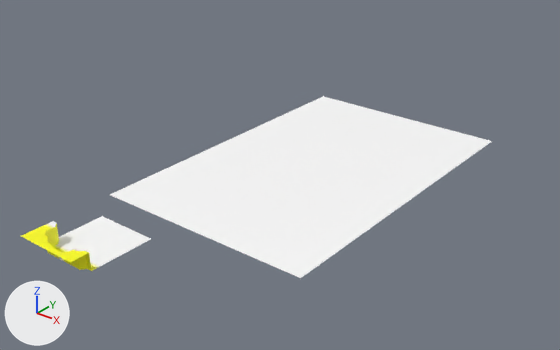
The glTF model Models/level-8.glb as it was, and as the next commit left it.
One viewpoint serves both versions: a camera (50 mm lens) standing at (362.0, -247.0, 257.0) and looking at (-11.0, 219.0, -32.0). The lights are fixed; the arrows at lower left show +X, +Y and +Z. The picture after the commit comes second. Vertices at exactly the same position are counted once.

In view in the first picture: 'level-8'.
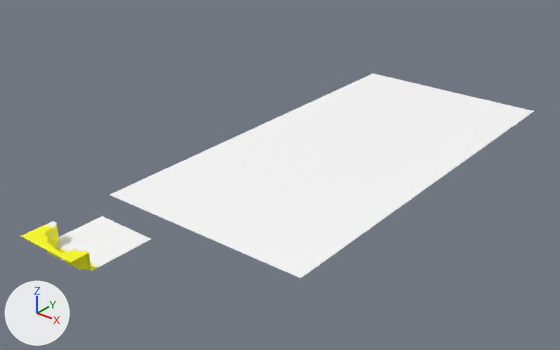
Commit message: working on level 8

Location of each change, [x1, y1, x2, y2] in pixels of the pictures (560 x 350 px; the box of a moved part takes in the faces that stretch with it):
'level-8', reshaped (9% wider, 12% taller): before [21, 96, 492, 278]; after [21, 74, 534, 278]
part 1 of me_level_8, moved or reshaped: before [321, 96, 492, 144]; after [321, 74, 534, 144]

Diff of the bpy script that builds the scene:
```diff
--- a/Models/level-8.glb.py
+++ b/Models/level-8.glb.py
@@ me_level_8 @@
 # used by ob_level_8; location = (0.0, 0.0, 0.0)
-me_level_8.from_pydata(...)  # 192 vertices, 326 faces; spans x -98.0..98.0, y -21.0..404.0, z -33.0..13.0
-me_level_8.vertices[181].co = (-98.0, 404.0, -33.0)  # pixel (323, 96)
-me_level_8.vertices[182].co = (98.0, 404.0, -33.0)  # pixel (492, 141)
+me_level_8.from_pydata(...)  # 192 vertices, 326 faces; spans x -98.0..98.0, y -21.0..504.0, z -33.0..13.0
+# me_level_8 part 1
+me_level_8.vertices[181].co = (-98.0, 504.0, -33.0)  # pixel (373, 73)
+me_level_8.vertices[182].co = (98.0, 504.0, -33.0)  # pixel (534, 111)
 me_level_8.materials.append(mat_defaultmaterial)
```
